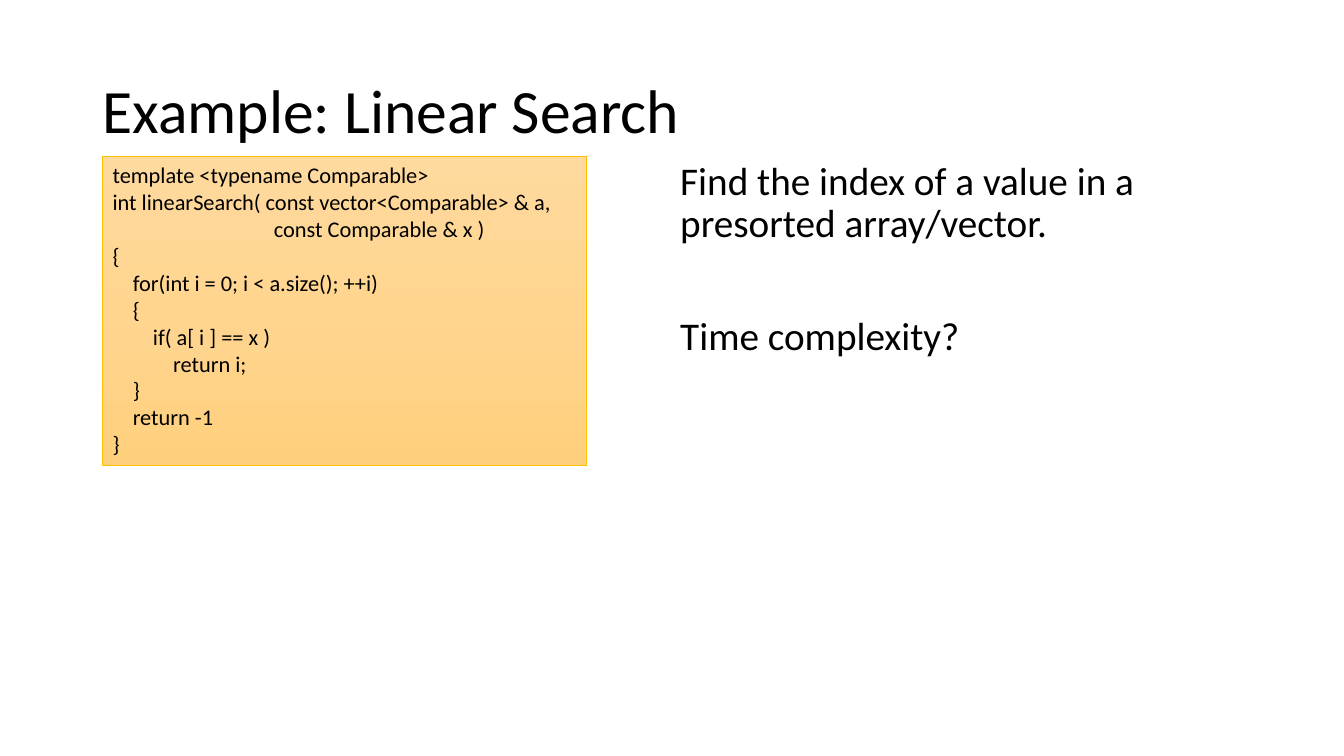
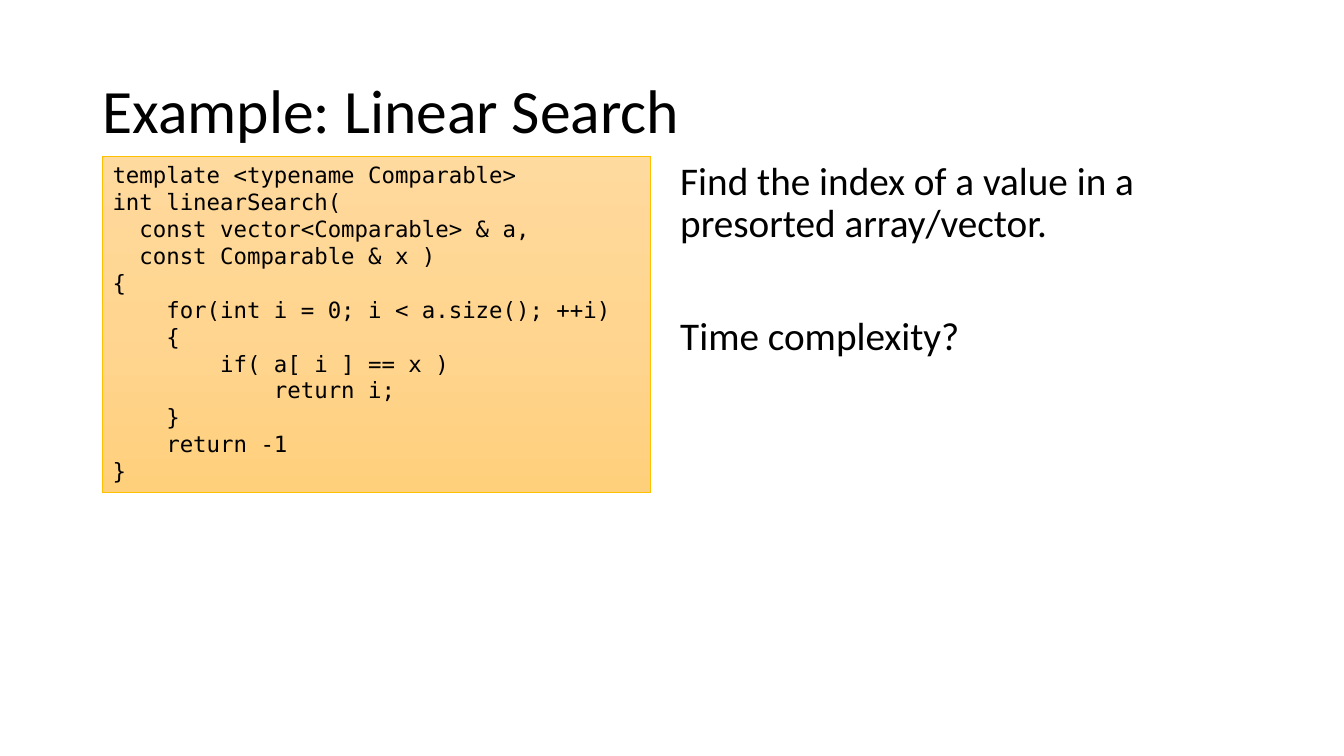
Before and after one commit to mhahsler/CS2341, a slide deck: slide 10 of slides/Chapter2_Algorithm_Analysis.pptx. Drawn at 1344x756 pixels with LibreOffice and Linux fonts; fonts in the diff are those of the drawing. Boxes give left, top, right and bottom in pixels: in the first picture for what was removed or moved away, otherwise in the second. Text is boxed around its words. In the diff, an @@ line names an element or a change of style, - is before the commit and + after.

```diff
--- a/slides/Chapter2_Algorithm_Analysis.pptx
+++ b/slides/Chapter2_Algorithm_Analysis.pptx
@@ rectangle "template <typename Comparable>": place and size @@
-rectangle "template <typename Comparable>" at [103, 156, 587, 465]
+rectangle "template <typename Comparable>" at [103, 156, 650, 492]
@@ text in rectangle at [113, 166, 610, 453]: font Calibri to DejaVu Sans Mono in "template <typename Comparable>", "{", "for(int i = 0; i < a.size(); ...", "{" and 5 more places @@
@@ text in rectangle at [113, 193, 530, 269]: text changed; font Calibri to DejaVu Sans Mono @@
-int linearSearch( const vector<Comparable> & a,
-const Comparable & x )
+int linearSearch(
+const vector<Comparable> & a,
+const Comparable & x )
```
Also in this commit, not shown: 4 other slides changed, 1 other file.
